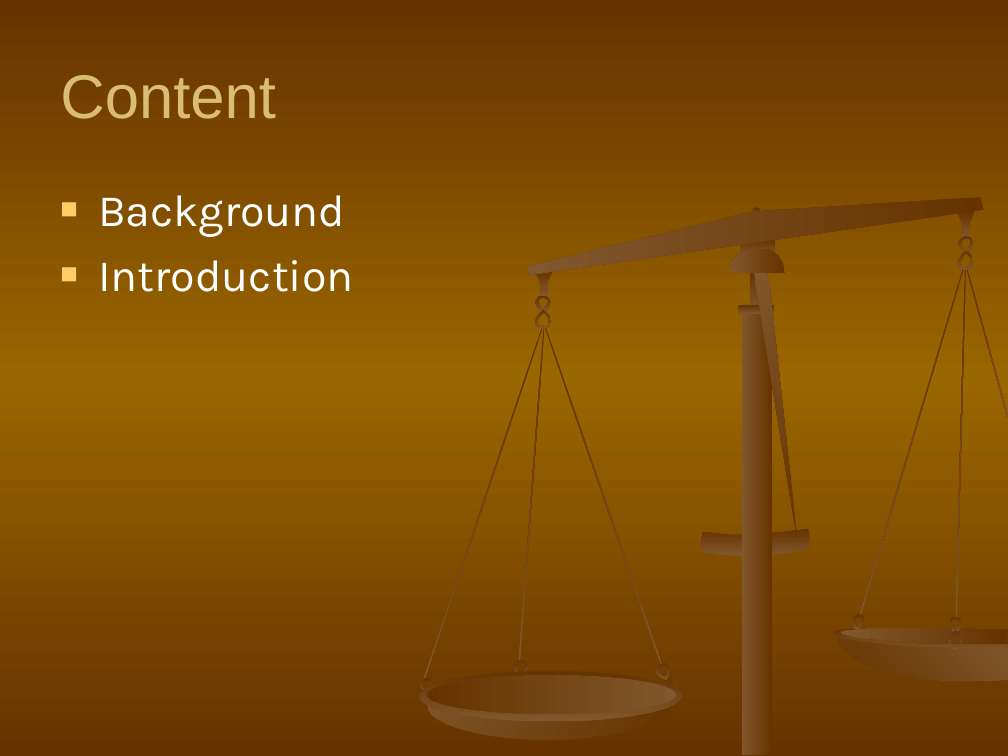
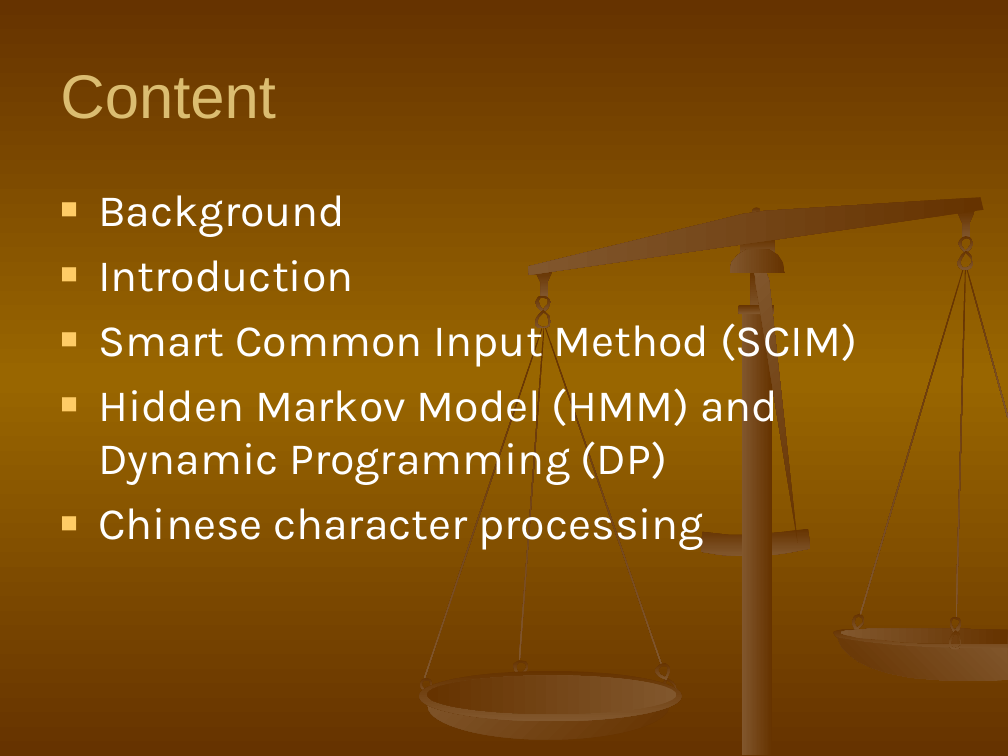
Before and after one commit to shaileshBhokare/honours, a slide deck: slide 2 of ITN100/Assignment/Presentation/presentation.ppt. Drawn at 1008x756 pixels with LibreOffice and Linux fonts; fonts in the diff are those of the drawing. Boxes give left, top, right and bottom in pixels: in the first picture for what was removed or moved away, otherwise in the second. Text is boxed around its words. In the diff, an @@ line names an element or a change of style, - is before the commit and + after.

```diff
--- a/ITN100/Assignment/Presentation/presentation.ppt
+++ b/ITN100/Assignment/Presentation/presentation.ppt
@@ text at [98, 315, 857, 550]: paragraphs added @@
+■ Smart Common Input Method (SCIM)
+■ Hidden Markov Model (HMM) and Dynamic Programming (DP)
+■ Chinese character processing
```
